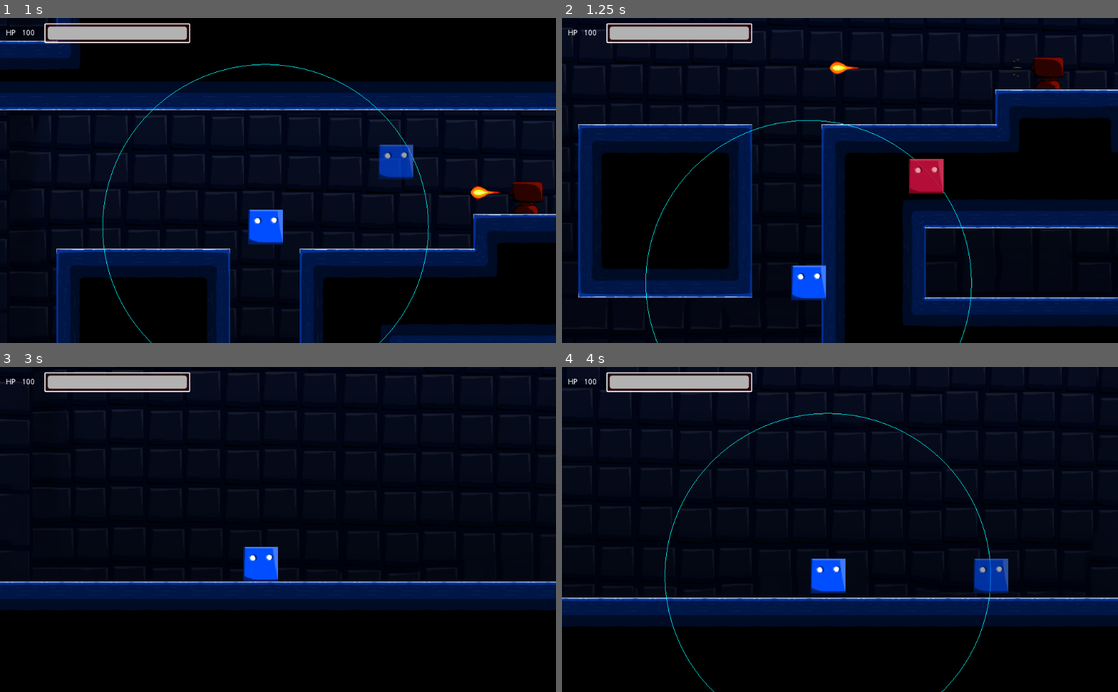
Above: before the commit, frames 1-4 (two rows, left to right).
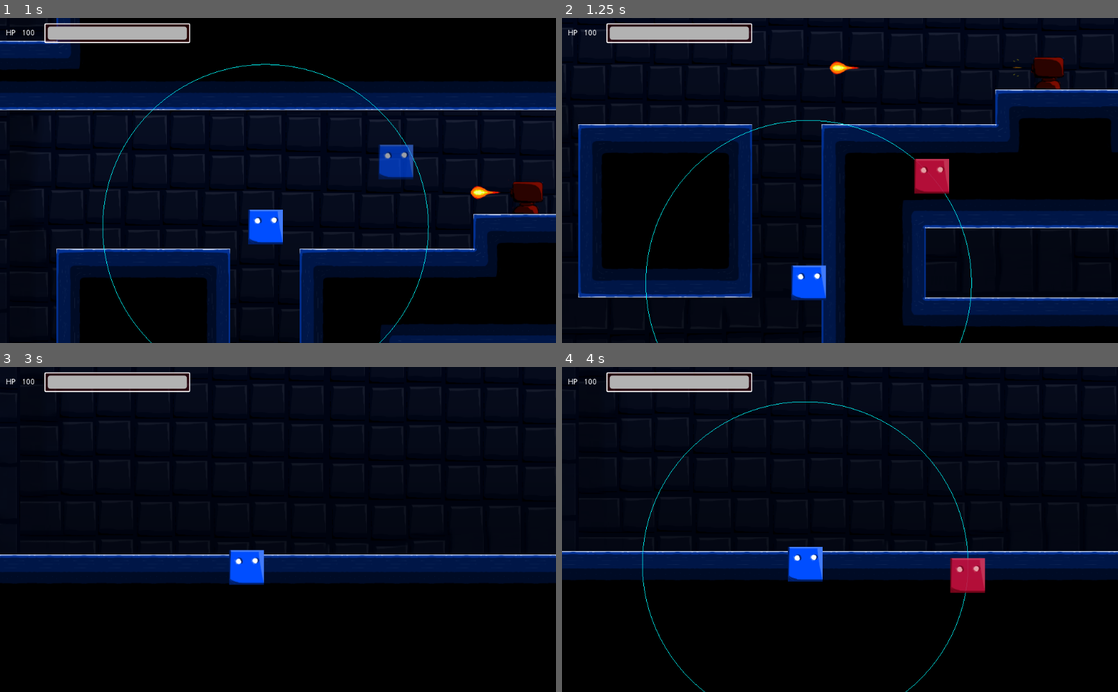
Above: after the commit, the same moments.

Repository: ARosyidG/LetsTryTP
Game: Godot game, scene res://Scene/Level/GAME.tscn
The game is run twice, just before and just after one commit, with the same random seed, the same clock (stepped at 60 frames per second) and the same inputs. This scene is started directly instead of the project's main scene.
Inputs (mouse positions are in pixels of both pictures, inside the frame that each line leads up to):
- Up to frame 1 (1 s): move the mouse to (400, 164) at 0.52 s; hold D (move_right) from 0.53 s (still down); hold Right mouse button (RMB) from 0.53 s (still down); tap W (Jump) at 0.77 s
- Up to frame 2 (1.25 s): keep holding D (move_right); keep holding Right mouse button (RMB)
- Up to frame 3 (3 s): move the mouse to (166, 545) at 1.27 s; release Right mouse button (RMB) at 1.28 s; right-click (166, 545) at 1.35 s; tap W (Jump) at 1.52 s; move the mouse to (333, 458) at 2.02 s; release D (move_right) at 2.03 s; hold A (Move_left) 2.03-2.78 s; hold Right mouse button (RMB) 2.03-2.78 s; move the mouse to (250, 594) at 2.77 s; hold D (move_right) from 2.78 s (still down); right-click (250, 594) at 2.85 s
- Up to frame 4 (4 s): keep holding D (move_right); tap W (Jump) at 3.02, 3.77 s; move the mouse to (1006, 578) at 3.52 s; hold Right mouse button (RMB) from 3.53 s (still down)

Frame 1 is identical in both runs. In frame 2, 0.4% of the frame differs, in the area x 62-70%, y 43-55%; in frame 3, 15%; in frame 4, 18%, in the area x 0-100%, y 0-100%.

Commit message:
Fix Teleport script

Diff:
--- a/Scene/1.gd
+++ b/Scene/1.gd
@@ -11,7 +11,7 @@
 onready var health = $Control/CanvasLayer/Health
 onready var recovery_time = $KENA/BIARBAGUS
 onready var Kena = $KENA
-func _physics_process(delta: float) -> void:
+func _physics_process(_delta: float) -> void:
 	var is_jump: = Input.is_action_just_released("Jump") and kecepatan.y < 0.0
 	var arah: = dapat_arah()
 	kecepatan = calculate_move_velocity(kecepatan, arah, speed, is_jump)
@@ -25,7 +25,7 @@
 		Input.get_action_strength("move_right") - Input.get_action_strength("Move_left"),
 		-1.0 if Input.get_action_strength("Jump") and is_on_floor() else 1.0
 	)
-func _process(delta):
+func _process(_delta):
 	if kenaDemage:
 		playerSprite.set_texture(TPtex)
 	else :
@@ -33,7 +33,7 @@
 func _draw():
 	if draw_area:
 		draw_arc(Vector2(0,0), 300, 0, deg2rad(360), 100, Color.aqua)
-func _input(event):
+func _input(_event):
 	if Input.is_action_pressed("RMB"):
 		draw_area = true
 		update()
@@ -46,12 +46,12 @@
 			TP_inh.position = self.position
 			ada = true
 
-	if Input.is_action_just_released("RMB") and TP_inh.is_tileMap()!=true:
+	if Input.is_action_just_released("RMB") and TP_inh.is_tileMap!=true:
 		if ada:
 			self.position=TP_inh.position
 			get_parent().remove_child(TP_inh)
 			ada = false
-	if Input.is_action_just_released("RMB") and TP_inh.is_tileMap()==true:
+	if Input.is_action_just_released("RMB") and TP_inh.is_tileMap == true:
 		if ada:
 			get_parent().remove_child(TP_inh)
 			ada = false
--- a/Scene/Bullet.gd
+++ b/Scene/Bullet.gd
@@ -6,9 +6,9 @@
 onready var duarAnim = $DuarAnim/bullet_Col
 onready var Bulleta = $bullet
 var stop = true
-func _process(delta):
+func _process(_delta):
 	if stop:
-		move_and_slide(Vector2(-1200,0))
+		var _move = move_and_slide(Vector2(-1200,0))
 		for i in get_slide_count():
 			var collision = get_slide_collision(i)
 			if collision:
@@ -22,7 +22,7 @@
 	Animplayer.play("Duar")
 
 
-func _on_AnimationPlayer_animation_finished(anim_name):
+func _on_AnimationPlayer_animation_finished(_anim_name):
 	duarAnim.hide()
 	queue_free()
 	pass # Replace with function body.
--- a/Scene/Enemy1.gd
+++ b/Scene/Enemy1.gd
@@ -7,7 +7,7 @@
 func _ready():
 	Reload.set_wait_time(1)
 	Reload.start()
-func _process(delta):
+func _process(_delta):
 	get_node("Enemy2").play("EnemyShot")
 	pass
 func _on_Reload_timeout():
--- a/Scene/Level/GAME.gd
+++ b/Scene/Level/GAME.gd
@@ -9,4 +9,4 @@
 	Player_health.initialize()
 func _input(event):
 	if event.is_action_pressed("restart"):
-		get_tree().reload_current_scene()
+		var _reload = get_tree().reload_current_scene()
--- a/Scene/TP_scn.gd
+++ b/Scene/TP_scn.gd
@@ -1,18 +1,26 @@
 extends KinematicBody2D
+onready var TPArea = get_node("TPArea")
 var YES = preload("res://assets/TP_not.png")
 var NOT = preload("res://assets/TP.png")
+onready var is_tileMap : bool = false
 func _ready():
 	pass
-func _physics_process(delta):
-	var kece = move_and_slide(Vector2(0,0))
-	if is_tileMap()==true:
+func _process(_delta):
+	if is_tileMap:
 		var TP = get_node("TP")
 		TP.set_texture(YES)
 	else:
 		var TP = get_node("TP")
 		TP.set_texture(NOT)
-func is_tileMap():
-	for i in get_slide_count():
-		var collision = get_slide_collision(i)
-		if collision.collider is TileMap:
-			return true
+
+func _on_TPArea_body_entered(body):
+	if body.name == "TileMap":
+		print(body.name)
+		is_tileMap = true
+		update()
+	pass # Replace with function body.
+
+
+func _on_TPArea_body_exited(_body):
+	is_tileMap = false
+	pass # Replace with function body.
--- a/Scene/TP_scn.tscn
+++ b/Scene/TP_scn.tscn
@@ -6,9 +6,11 @@
 [sub_resource type="RectangleShape2D" id=1]
 extents = Vector2( 0, 0 )
 
+[sub_resource type="RectangleShape2D" id=2]
+
 [node name="KinematicBody2D" type="KinematicBody2D"]
 collision_layer = 0
-collision_mask = 8
+collision_mask = 0
 collision/safe_margin = 0.001
 script = ExtResource( 2 )
 
@@ -17,3 +19,13 @@
 
 [node name="CollisionShape2D" type="CollisionShape2D" parent="."]
 shape = SubResource( 1 )
+
+[node name="TPArea" type="Area2D" parent="."]
+collision_layer = 0
+collision_mask = 8
+
+[node name="CollisionShape2D" type="CollisionShape2D" parent="TPArea"]
+shape = SubResource( 2 )
+
+[connection signal="body_entered" from="TPArea" to="." method="_on_TPArea_body_entered"]
+[connection signal="body_exited" from="TPArea" to="." method="_on_TPArea_body_exited"]
--- a/Scene/healthBar.tscn
+++ b/Scene/healthBar.tscn
@@ -28,7 +28,6 @@
 
 [node name="Health" type="Node2D"]
 script = ExtResource( 1 )
-current = 10
 
 [node name="ProgressBar" type="ProgressBar" parent="."]
 margin_left = 8.0
Not shown: 1 places in Scene/TP_scn.tscn that only renumber resources
